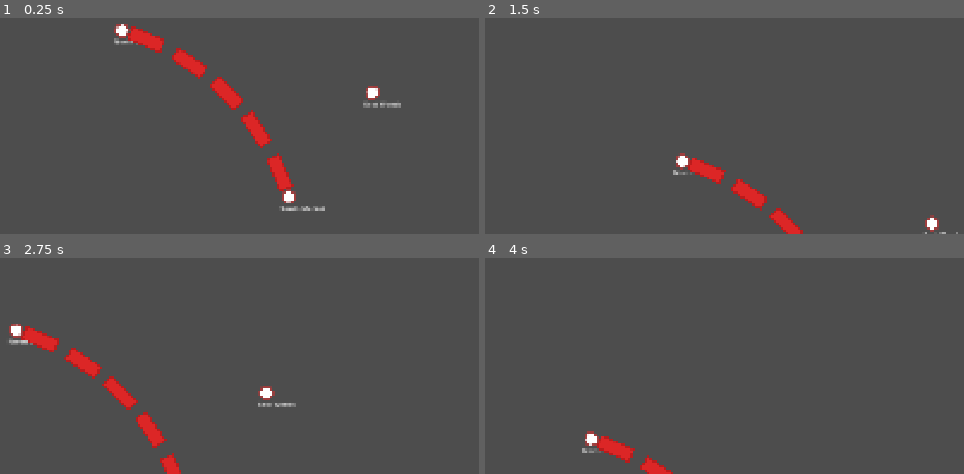
Above: before the commit, frames 1-4 (two rows, left to right).
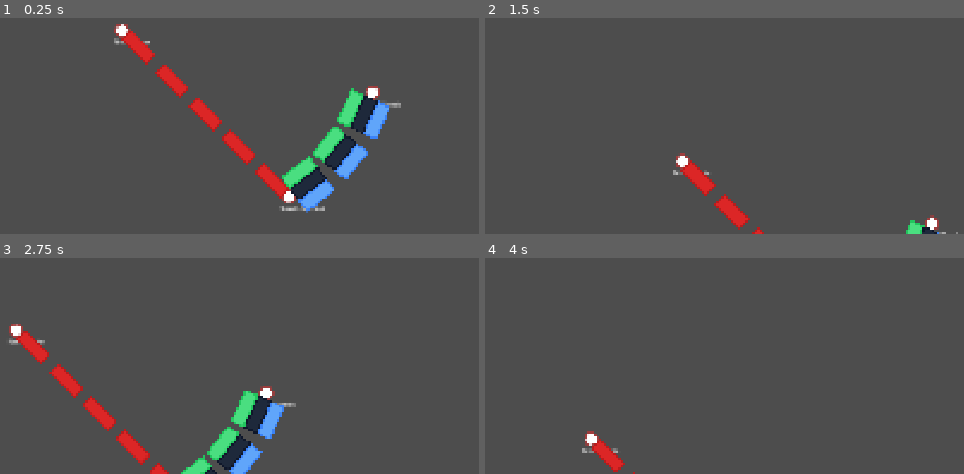
Above: after the commit, the same moments.

Repository: BarbaraEMorais/ticketToRideGame
Game: Godot game, scene res://tabuleiro/tabuleiro.tscn
The game is run twice, just before and just after one commit, with the same random seed, the same clock (stepped at 60 frames per second) and the same inputs. This scene is started directly instead of the project's main scene.
Inputs (mouse positions are in pixels of both pictures, inside the frame that each line leads up to):
- Up to frame 1 (0.25 s): no input
- Up to frame 2 (1.5 s): tap Enter at 0.5 s; drag from (604, 28) to (772, 197) at 0.52 s; tap Space at 1.25 s; drag from (796, 205) to (523, 100) at 1.27 s
- Up to frame 3 (2.75 s): tap Enter at 2 s; move the mouse to (263, 391) at 2.02 s; click (263, 391) at 2.17 s
- Up to frame 4 (4 s): tap Space at 2.75 s; drag from (566, 361) to (657, 471) at 2.77 s; tap Enter at 3.5 s; move the mouse to (805, 316) at 3.52 s; click (805, 316) at 3.67 s

The runs differ from the first frame. In frame 1, 9.0% of the frame differs, in the area x 25-82%, y 3-91%; in frame 2, 2.6%; in frame 3, 7.4%; in frame 4, 1.1%.

Commit message:
feat: track curvature, highlighting and signals

Diff:
--- a/tabuleiro/MapManager.gd
+++ b/tabuleiro/MapManager.gd
@@ -9,7 +9,7 @@
 func _ready():
 	_cria_varias_cidades_exemplo()
 	_cria_caminho(1, 2, 5, 1, ["Red"])
-	# _cria_caminho(2, 3, 3, 1)
+	_cria_caminho(2, 3, 3, 3, ["Green", "DarkGray", "Blue"], 30)
 
 
 func _cria_varias_cidades_exemplo():
@@ -33,7 +33,7 @@
 		push_warning("MapManager: cidadeino scene não setada.")
 
 
-func _cria_caminho(origem_id: int, cidade_id: int, length: int, lines: int, colors: Array[String]):
+func _cria_caminho(origem_id: int, cidade_id: int, length: int, lines: int, colors: Array[String], curvature = 0):
 	if not caminho_scene:
 		push_warning("MapManager: Caminho scene não setada.")
 		return
@@ -46,6 +46,6 @@
 	var cidade_node: Cidade = cidades[cidade_id]
 
 	var caminho_node = caminho_scene.instantiate() as Caminho
-	caminho_node.setup_caminho(origem_node, cidade_node, length, lines, colors)
+	caminho_node.setup_caminho(origem_node, cidade_node, length, lines, colors, curvature)
 	add_child(caminho_node)
 	caminhos.append(caminho_node)
--- a/tabuleiro/Trilho.tscn
+++ b/tabuleiro/Trilho.tscn
@@ -13,4 +13,6 @@
 [node name="CollisionShape2D" type="CollisionShape2D" parent="."]
 shape = SubResource("RectangleShape2D_5iq0g")
 
+[connection signal="input_event" from="." to="." method="_on_input_event"]
 [connection signal="mouse_entered" from="." to="." method="_on_mouse_entered"]
+[connection signal="mouse_exited" from="." to="." method="_on_mouse_exited"]
--- a/tabuleiro/caminho.gd
+++ b/tabuleiro/caminho.gd
@@ -8,15 +8,17 @@
 @export var tamanho: int
 @export var linhasQtd: int
 @export var coresLinhas: Array[String]
+@export var curvature: int
 
 var trilhos: Array[Array]
 
-func setup_caminho(_origem: Cidade, _destino: Cidade, _tamanho: int, _linhasQtd, cores: Array[String]):
+func setup_caminho(_origem: Cidade, _destino: Cidade, _tamanho: int, _linhasQtd, cores: Array[String], _curvature: int = 0):
 	origem = _origem
 	destino = _destino
 	tamanho = _tamanho
 	linhasQtd = _linhasQtd
 	coresLinhas = cores
+	curvature = _curvature
 
 	trilhos.resize(linhasQtd)
 	for i in range(linhasQtd):
@@ -28,23 +30,29 @@
 
 
 func gera_caminho():
-	var parabola = Parabola.new(origem.position, destino.position, -70)
+	var parabola = Parabola.new(origem.position, destino.position, curvature)
 
 	# just to take the size of the trilho
 	var trilho = trilho_scene.instantiate() as Trilho
 	var trilho_shape = _get_trilho_shape(trilho)
+	trilho_shape *= Vector2(0.5, 0.5)
 	trilho.queue_free()
 
 	for i in range(tamanho):
+		var direction = parabola.get_tangent_vector_at_parameter((i+0.5)/float(tamanho))
+		var normal = direction.orthogonal()
+
 		for j in range(linhasQtd):
-			var direction = parabola.get_tangent_vector_at_parameter((i+0.5)/float(tamanho))
-			var normal = direction.orthogonal()
-			var normal_offset = (linhasQtd/2.0 - 1/2.0) * normal - (j * trilho_shape.y * normal)
+			var normal_offset = (linhasQtd/2.0 - 1/2.0) * trilho_shape.y * normal - (j * trilho_shape.y * normal)
 
 			trilho = trilho_scene.instantiate() as Trilho
 			trilho.rotation = direction.angle()
 			trilho.position = parabola.get_parabola_point((i+0.5)/float(tamanho)) + normal_offset
 			trilho.scale = Vector2(0.5, 0.5)
+
+			trilho.trilho_hovered.connect(_on_trilho_hovered)
+			trilho.trilho_unhovered.connect(_on_trilho_unhovered)
+			trilho.trilho_clicked.connect(_on_trilho_clicked)
 
 			add_child(trilho)
 
@@ -64,3 +72,23 @@
 	if collision_shape_node and collision_shape_node.shape:
 		if collision_shape_node.shape is RectangleShape2D:
 			return collision_shape_node.shape.size
+
+
+func _on_trilho_hovered(trilho: Trilho):
+	highlight_linha(trilho.linha)
+
+func _on_trilho_unhovered(trilho: Trilho):
+	unhighlight_linha(trilho.linha)
+
+func _on_trilho_clicked(trilho: Trilho):
+	print("Clicked trilho at linha ", trilho.linha)
+
+func highlight_linha(linha_index: int):
+	for trilho in trilhos[linha_index]:
+		if trilho:
+			trilho.highlight()
+
+func unhighlight_linha(linha_index: int):
+	for trilho in trilhos[linha_index]:
+		if trilho:
+			trilho.unhighlight()
--- a/tabuleiro/trilho.gd
+++ b/tabuleiro/trilho.gd
@@ -1,6 +1,8 @@
 class_name Trilho extends Area2D
 
-
+signal trilho_hovered(trilho: Trilho)
+signal trilho_unhovered(trilho: Trilho)
+signal trilho_clicked(trilho: Trilho)
 
 var _color_map: Dictionary = {
 	"Blue": 1,
@@ -12,7 +14,6 @@
 	"Yellow": 7,
 	"DarkBlue": 8
 }
-
 
 @export_enum("Blue", "Orange", "Pink", "Red", "Green", "DarkGray", "Yellow", "DarkBlue") var track_color: String = "Blue":
 	set(value):
@@ -47,7 +48,7 @@
 
 func _update_sprite() -> void:
 	var state_prefix: String = "trilhopreenchido" if is_taken else "trilhovazio"
-	var color_suffix: String = str(_color_map.get(track_color, 1)) # Default to 1 if color not found
+	var color_suffix: String = str(_color_map.get(track_color, 1))
 
 	var path: String = "res://assets/trilhos/%s%s.svg" % [state_prefix, color_suffix]
 
@@ -56,9 +57,21 @@
 	if new_texture:
 		sprite.texture = new_texture
 	else:
-		# Handle cases where the texture might not be found (e.g., wrong path, missing file)
 		printerr("Failed to load track sprite: %s" % path)
 
 
 func _on_mouse_entered() -> void:
-	pass # Replace with function body.
+	trilho_hovered.emit(self)
+
+func _on_mouse_exited() -> void:
+	trilho_unhovered.emit(self)
+
+func _on_input_event(_viewport: Node, event: InputEvent, _shape_idx: int):
+	if event is InputEventMouseButton and event.pressed and event.button_index == MOUSE_BUTTON_LEFT:
+		trilho_clicked.emit(self)
+
+func highlight():
+	sprite.modulate = Color(2.0, 2.0, 2.0)
+
+func unhighlight():
+	sprite.modulate = Color(1.0, 1.0, 1.0)
